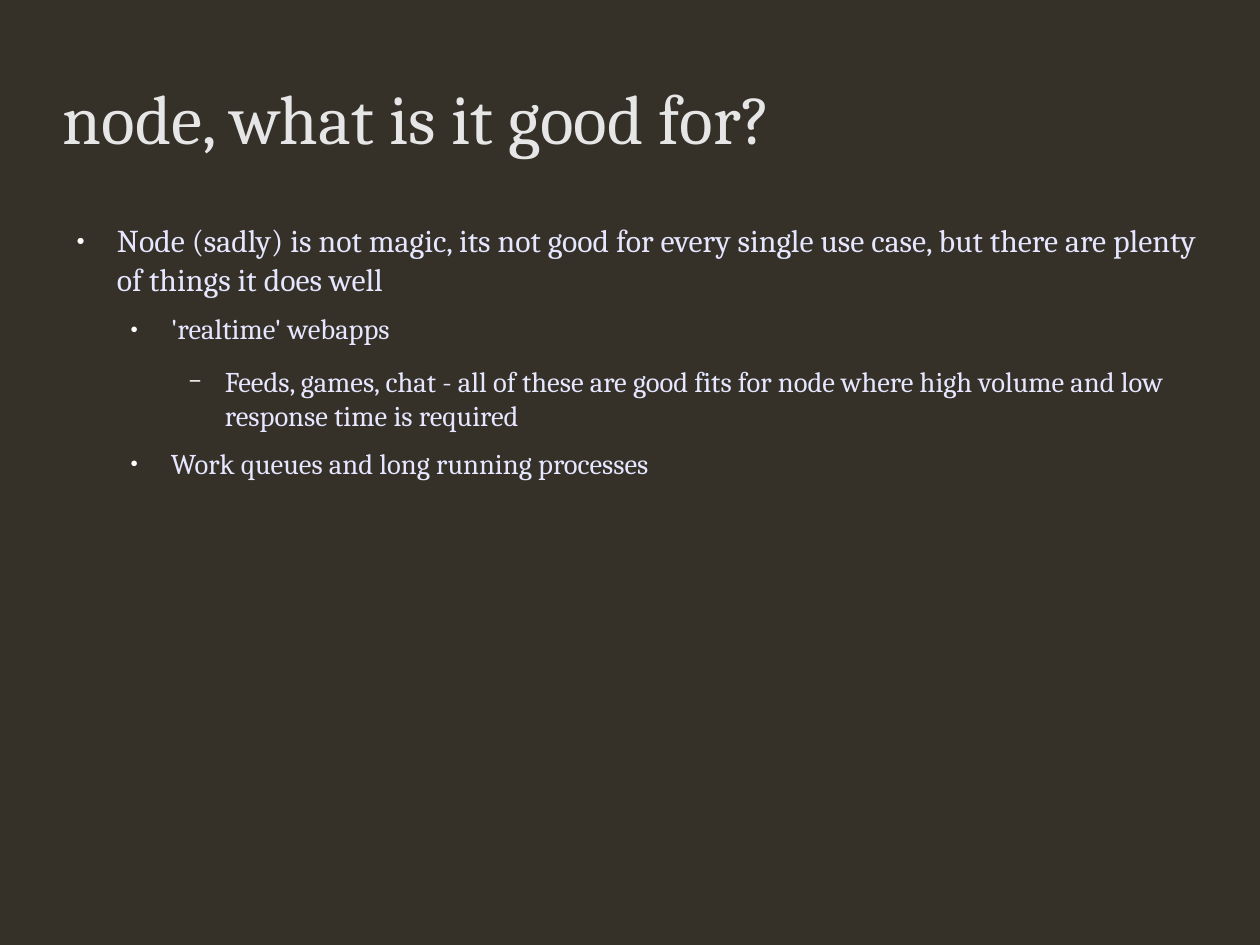
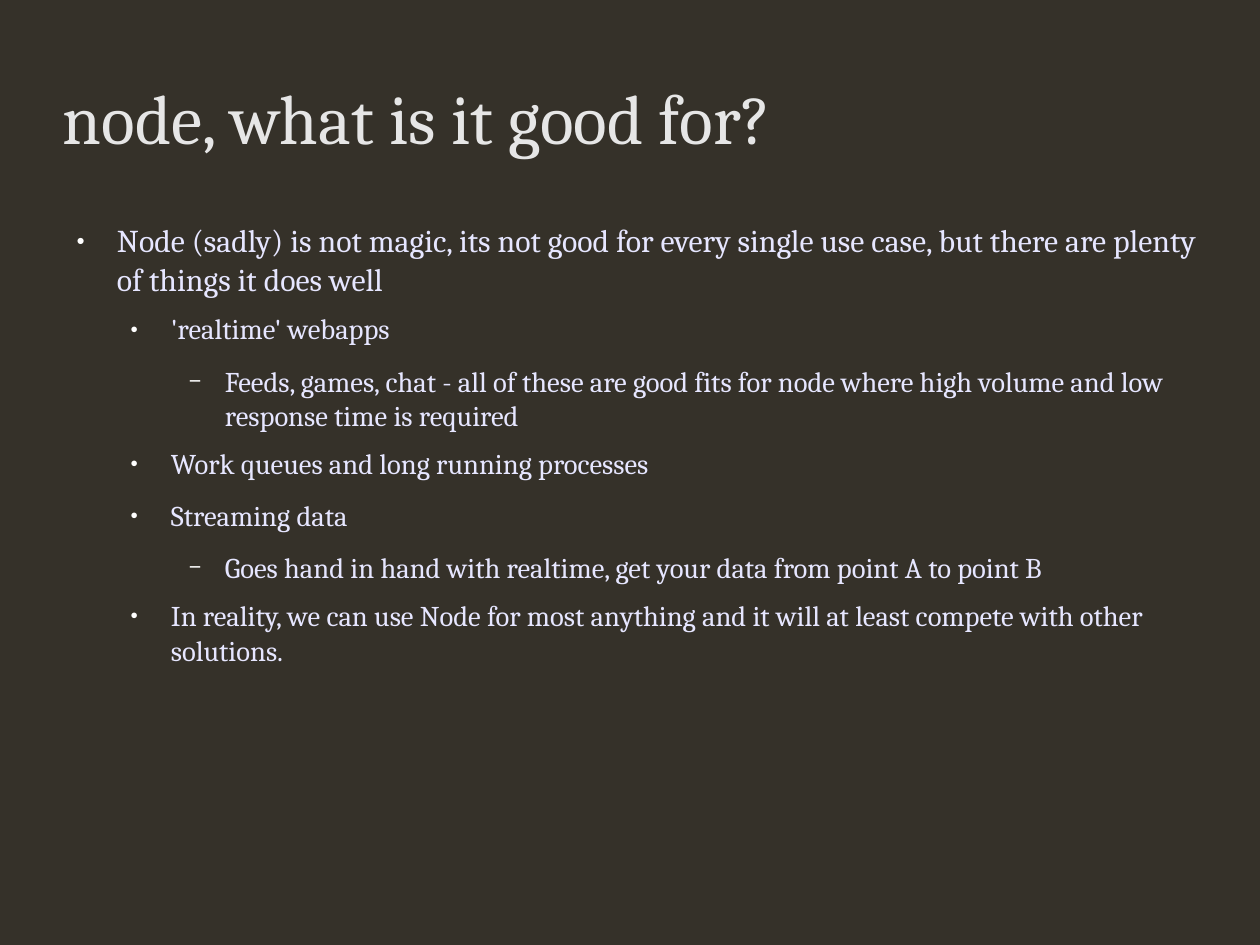
Before and after one commit to addisonj/presentation, a slide deck: slide 8 of presentation.odp. Drawn at 1260x945 pixels with LibreOffice and Linux fonts; fonts in the diff are those of the drawing; background and template pictures are left out. Boxes give left, top, right and bottom in pixels: in the first picture for what was removed or moved away, otherwise in the second. Text is boxed around its words. In the diff, an @@ line names an element or a change of style, - is before the commit and + after.

Commit message:
one last change to long presentation

```diff
--- a/presentation.odp
+++ b/presentation.odp
@@ text at [171,506,1143,662]: paragraphs added @@
+  ● Streaming data
+    − Goes hand in hand with realtime, get your data from point A to point B
+  ● In reality, we can use Node for most anything and it will at least compete with other solutions.
```
Also in this commit, not shown: 1 other file.
